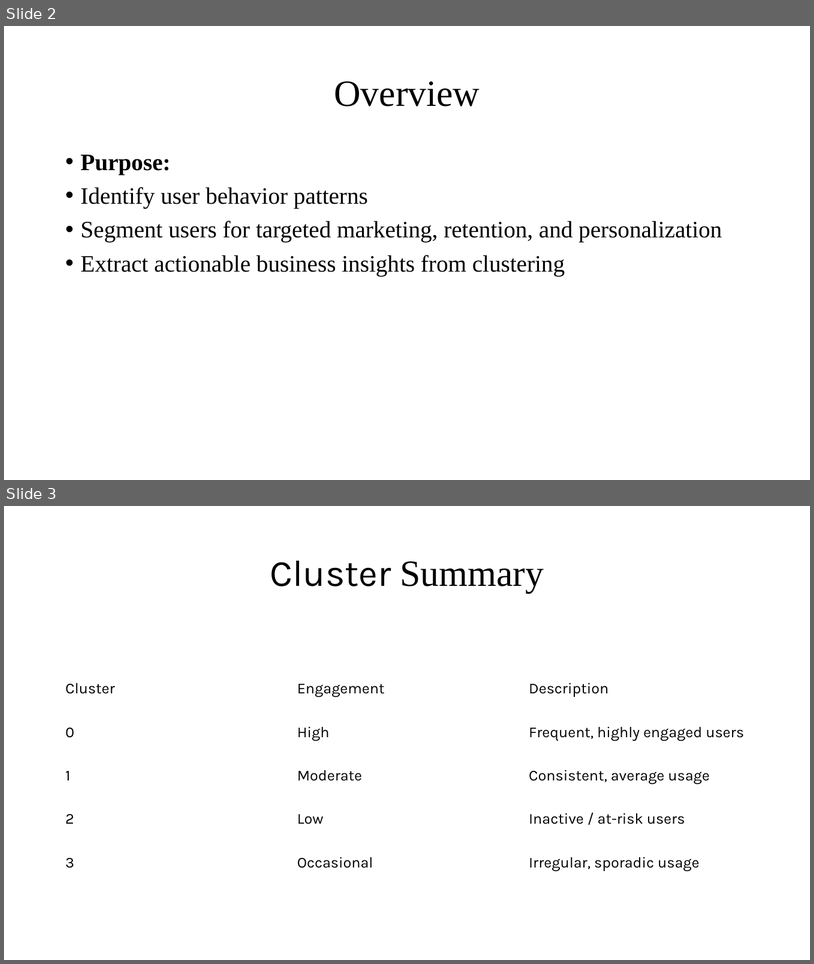
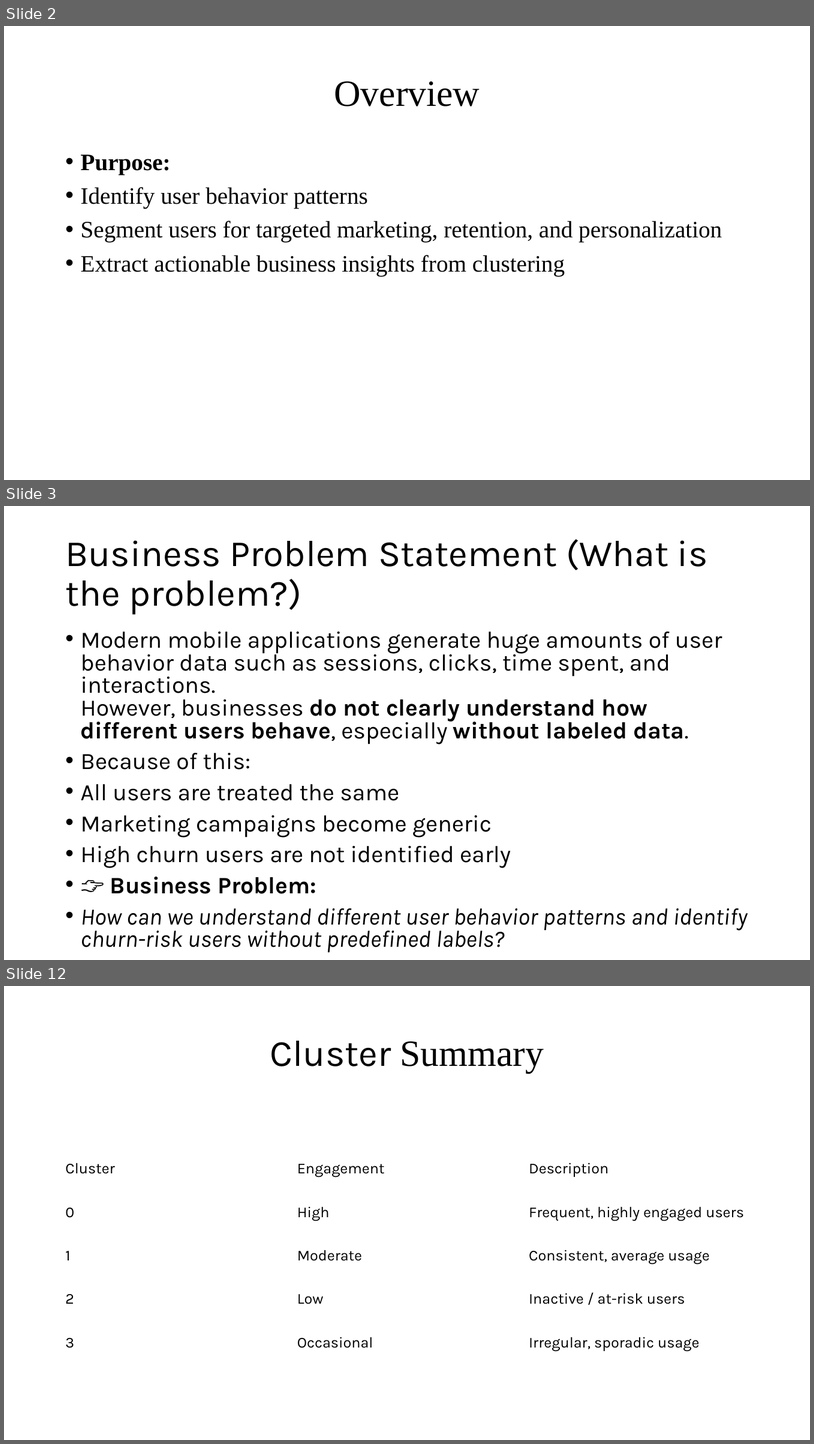
Before and after one commit to lakshmigojanece/-App-User-Behavior-Segmentation-Using-Unsupervised-Machine-Learning, a slide deck: App User Behavior Segmentation Using Unsupervised Machine Learning.ppt.pptx. Shown one above the other, each under a label of ours: slides 2 and 3 before the commit, slides 2, 3 and 12 after it; the slides between them are not shown. The pictures are 814x964 and 814x1444 pixels, drawn with LibreOffice and Linux fonts; fonts in the diff are those of the drawing. Boxes give left, top, right and bottom in pixels: in the first picture for what was removed or moved away, otherwise in the second. Text is boxed around its words. In the diff, an @@ line names an element or a change of style, - is before the commit and + after.

```diff
--- a/App User Behavior Segmentation Using Unsupervised Machine Learning.ppt.pptx
+++ b/App User Behavior Segmentation Using Unsupervised Machine Learning.ppt.pptx
@@ slide 3 added at bbox=[4, 506, 810, 960], background #FFFFFF @@
@@ title added at bbox=[65, 539, 708, 615], 44 pt, text #000000 @@
+Business Problem Statement (What is the problem?)
@@ text added at bbox=[81, 631, 748, 952], 28 pt, text #000000 @@
+• Modern mobile applications generate huge amounts of user behavior data such as sessions, clicks, time spent, and interactions.
+  However, businesses do not clearly understand how different users behave, especially without labeled data.
+• Because of this:
+• All users are treated the same
+• Marketing campaigns become generic
+• High churn users are not identified early
+• 👉 Business Problem:
+• How can we understand different user behavior patterns and identify churn-risk users without predefined labels?
@@ what was slide 3 is now slide 12 @@
```
Also in this commit, not shown: 8 other slides added.
